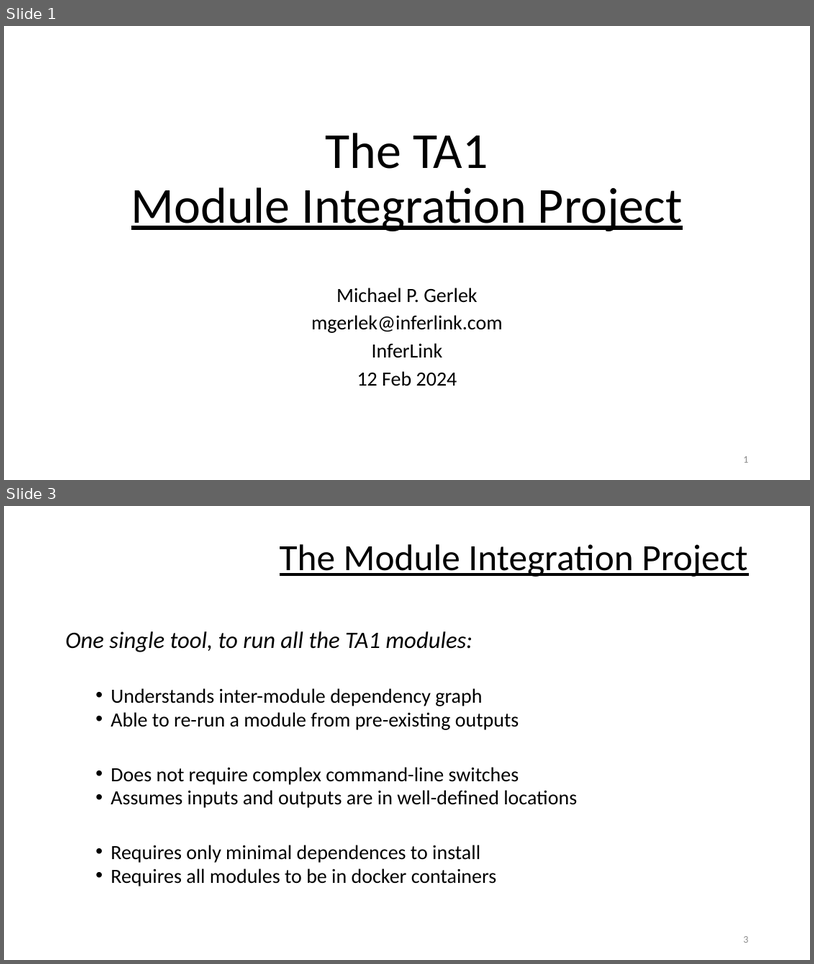
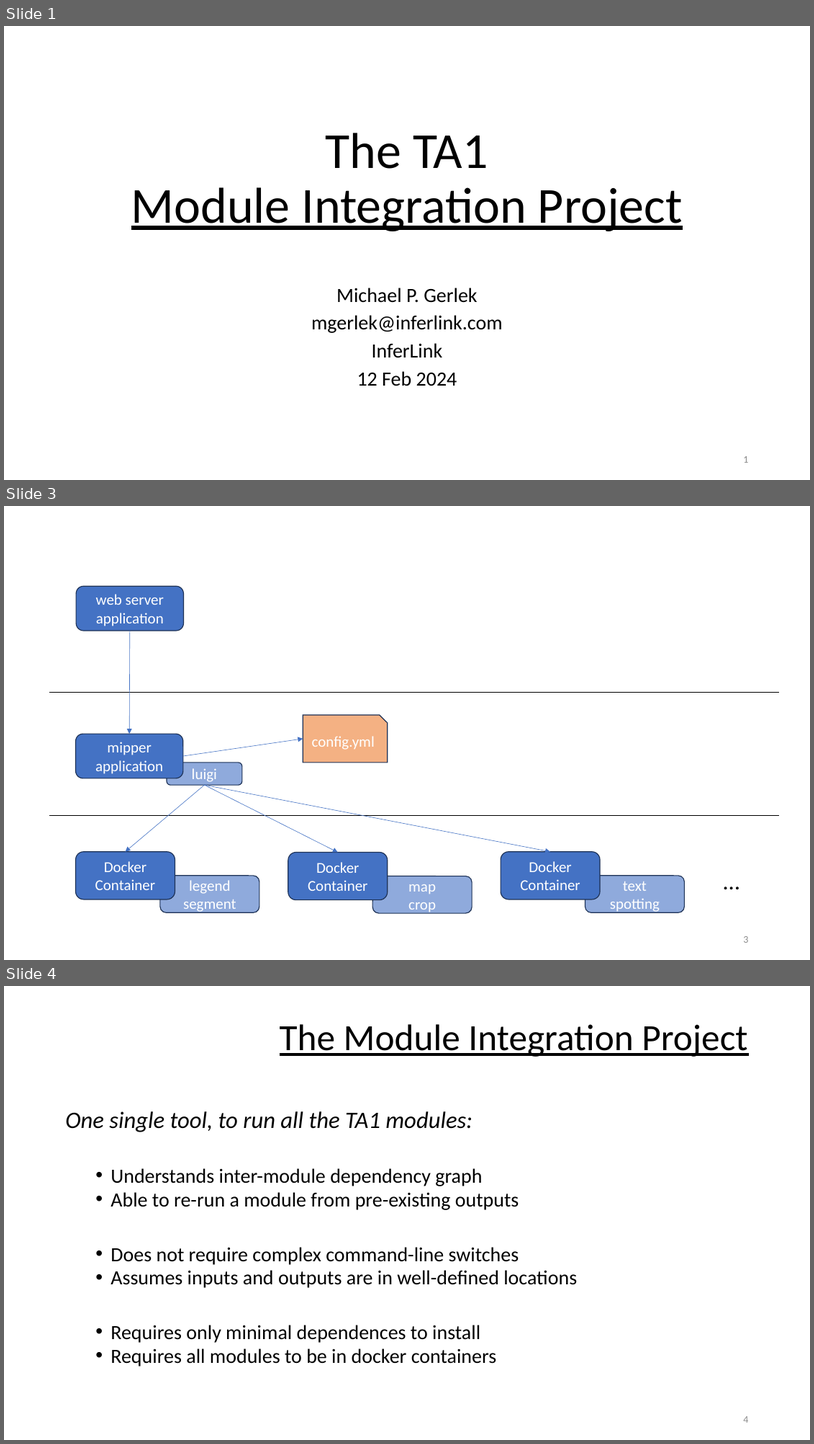
Before and after one commit to DARPA-CRITICALMAAS/ta1_integration, a slide deck: docs/overview.pptx. Shown one above the other, each under a label of ours: slides 1 and 3 before the commit, slides 1, 3 and 4 after it; the slides between them are not shown. The pictures are 814x964 and 814x1444 pixels, drawn with LibreOffice and Linux fonts; fonts in the diff are those of the drawing. Boxes give left, top, right and bottom in pixels: in the first picture for what was removed or moved away, otherwise in the second. Text is boxed around its words. In the diff, an @@ line names an element or a change of style, - is before the commit and + after.

```diff
--- a/docs/overview.pptx
+++ b/docs/overview.pptx
@@ slide 3 added at (x1=4, y1=506, x2=810, y2=960), background #FFFFFF @@
@@ rounded rectangle added at (x1=76, y1=586, x2=184, y2=631), fill #4472C4, outline #1E3256 1 pt, 18 pt, text #FFFFFF @@
+web server
+application
@@ arrow added from (130, 631) to (129, 734), #4472C4 0.5 pt @@
@@ line added from (50, 692) to (779, 692), #000000 1 pt @@
@@ snip rect added at (x1=303, y1=715, x2=388, y2=762), fill #F4B183, outline #1E3256 1 pt, 18 pt, text #FFFFFF @@
+config.yml
@@ rounded rectangle added at (x1=76, y1=734, x2=184, y2=778), fill #4472C4, outline #1E3256 1 pt, 18 pt, text #FFFFFF @@
+mipper application
@@ arrow added from (183, 756) to (303, 739), #4472C4 0.5 pt @@
@@ rounded rectangle added at (x1=167, y1=762, x2=242, y2=785), fill #8FAADC, outline #1E3256 1 pt, 18 pt, text #FFFFFF @@
+luigi
@@ arrow added from (204, 785) to (126, 852), #4472C4 0.5 pt @@
@@ arrow added from (204, 785) to (338, 852), #4472C4 0.5 pt @@
@@ arrow added from (204, 785) to (551, 852), #4472C4 0.5 pt @@
@@ line added from (50, 815) to (779, 815), #000000 1 pt @@
@@ rounded rectangle added at (x1=76, y1=852, x2=175, y2=899), fill #4472C4, outline #1E3256 1 pt, 18 pt, text #FFFFFF @@
+Docker Container
@@ rounded rectangle added at (x1=288, y1=852, x2=388, y2=900), fill #4472C4, outline #1E3256 1 pt, 18 pt, text #FFFFFF @@
+Docker Container
@@ rounded rectangle added at (x1=502, y1=852, x2=600, y2=899), fill #4472C4, outline #1E3256 1 pt, 18 pt, text #FFFFFF @@
+Docker Container
@@ text added at (x1=718, y1=863, x2=746, y2=898), 28 pt, text #000000 @@
+…
@@ rounded rectangle added at (x1=160, y1=875, x2=260, y2=913), fill #8FAADC, outline #1E3256 1 pt, 18 pt, text #FFFFFF @@
+legend
+segment
@@ rounded rectangle added at (x1=373, y1=875, x2=472, y2=913), fill #8FAADC, outline #1E3256 1 pt, 18 pt, text #FFFFFF @@
+map
+crop
@@ rounded rectangle added at (x1=585, y1=875, x2=684, y2=913), fill #8FAADC, outline #1E3256 1 pt, 18 pt, text #FFFFFF @@
+text
+spotting
@@ page number added at (x1=743, y1=936, x2=748, y2=942), 12 pt, text #8C8C8C @@
+3
@@ what was slide 3 is now slide 4 @@
@@ page number at (x1=743, y1=1416, x2=748, y2=1422): text changed @@
-3
+4
```
Also in this commit, not shown: 1 slide changed.
